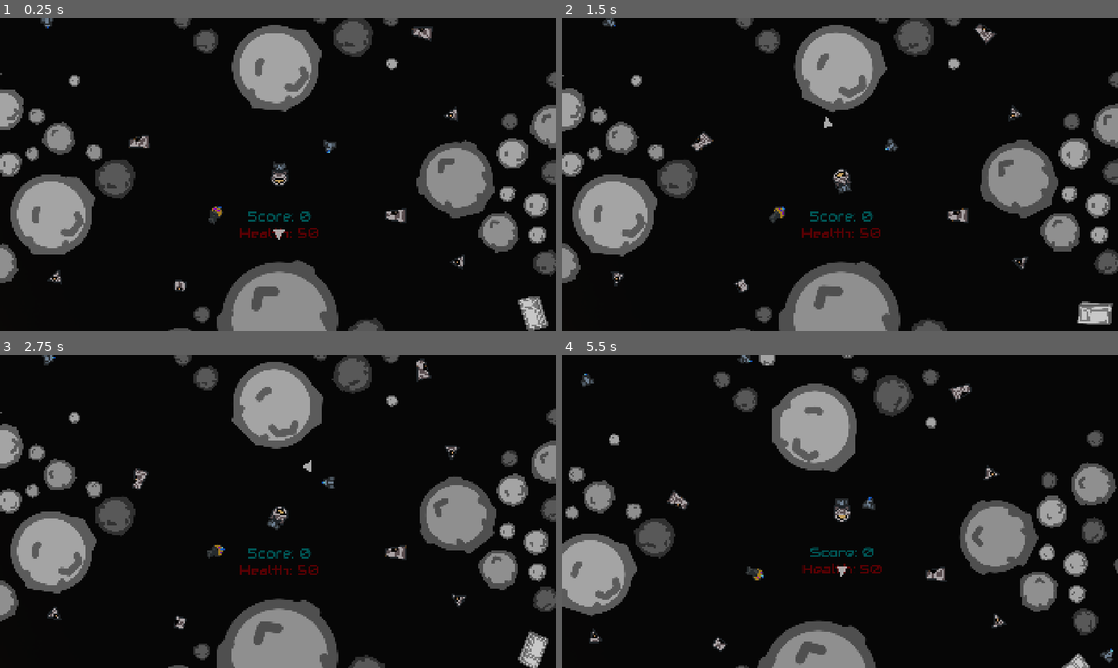
Above: before the commit, frames 1-4 (two rows, left to right).
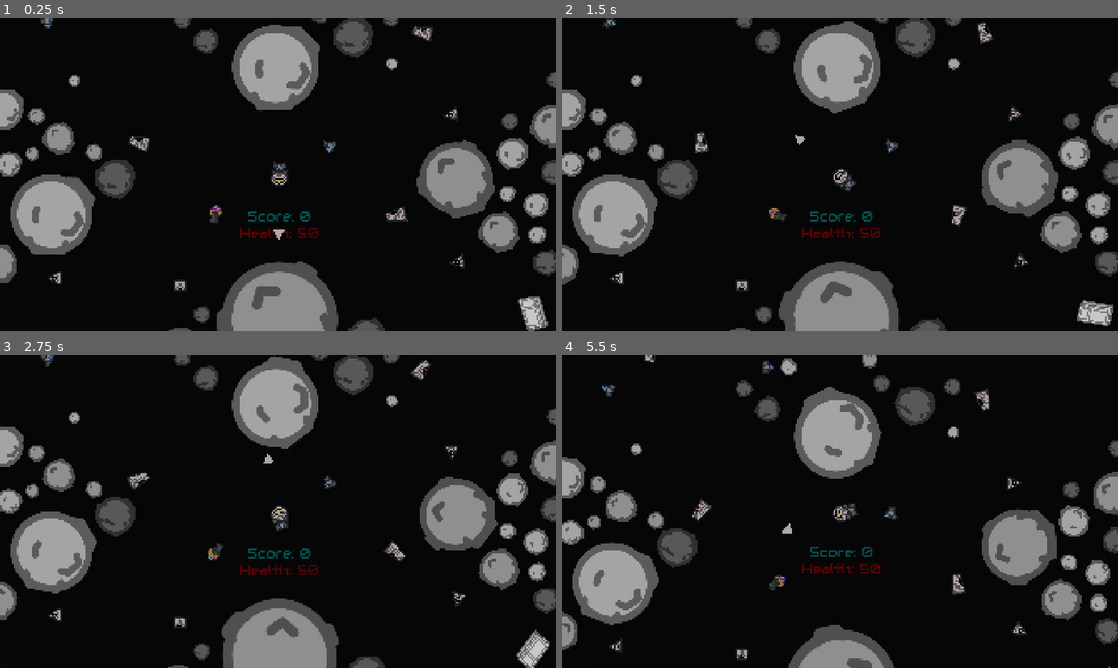
Above: after the commit, the same moments.

Repository: Leeway001Write/melonJam6
Game: Godot game, scene res://Levels/world.tscn
Two runs of this game, one before a commit and one after it. Both use one fixed random seed, a clock stepped at 60 frames per second and the inputs below.
Inputs:
- Up to frame 1 (0.25 s): no input
- Up to frame 2 (1.5 s): hold D (right) 0.53-1.28 s; hold Space (fire) 0.53-1.28 s; hold A (left) from 1.28 s (still down); tap Space (fire) at 1.35 s
- Up to frame 3 (2.75 s): release A (left) at 2.03 s; hold D (right) from 2.03 s (still down); hold Space (fire) from 2.03 s (still down)
- Up to frame 4 (5.5 s): release D (right) at 2.78 s; release Space (fire) at 2.78 s; hold W (forward) 2.78-3.53 s; tap Space (fire) at 2.85, 4.35 s; hold Space (fire) 3.53-4.28 s; hold A (left) from 3.53 s (still down); hold Space (fire) from 5.03 s (still down)

The runs differ from the first frame. In frame 1, 1.1% of the frame differs, in the area x 0-100%, y 0-100%; in frame 2, 3.7%; in frame 3, 4.7%; in frame 4, 23%.

Commit message:
Quad 1 more stuff, ship turning slower, bullets don't go as far

Diff:
--- a/escape-from-greenland/Prefabs/Quads/q1.tscn
+++ b/escape-from-greenland/Prefabs/Quads/q1.tscn
@@ -149,6 +149,78 @@
 [node name="ShipJunk6" parent="Items" instance=ExtResource("14_clebn")]
 position = Vector2(9489, -5149)
 
+[node name="Medkit28" parent="Items" instance=ExtResource("1_q4yju")]
+position = Vector2(9871, -2232)
+
+[node name="Medkit29" parent="Items" instance=ExtResource("1_q4yju")]
+position = Vector2(11045, -1980)
+
+[node name="Medkit30" parent="Items" instance=ExtResource("1_q4yju")]
+position = Vector2(12509, -2280)
+
+[node name="Medkit31" parent="Items" instance=ExtResource("1_q4yju")]
+position = Vector2(11589, -5098)
+
+[node name="Medkit32" parent="Items" instance=ExtResource("1_q4yju")]
+position = Vector2(10888, -5142)
+
+[node name="Medkit33" parent="Items" instance=ExtResource("1_q4yju")]
+position = Vector2(10114, -7185)
+
+[node name="Medkit34" parent="Items" instance=ExtResource("1_q4yju")]
+position = Vector2(12174, -6809)
+
+[node name="Medkit35" parent="Items" instance=ExtResource("1_q4yju")]
+position = Vector2(9970, -6079)
+
+[node name="Medkit36" parent="Items" instance=ExtResource("1_q4yju")]
+position = Vector2(12992, -4546)
+
+[node name="Medkit37" parent="Items" instance=ExtResource("1_q4yju")]
+position = Vector2(15357, -4181)
+
+[node name="Medkit38" parent="Items" instance=ExtResource("1_q4yju")]
+position = Vector2(13737, -2590)
+
+[node name="Medkit39" parent="Items" instance=ExtResource("1_q4yju")]
+position = Vector2(13708, -1597)
+
+[node name="Medkit40" parent="Items" instance=ExtResource("1_q4yju")]
+position = Vector2(15285, -1568)
+
+[node name="Medkit41" parent="Items" instance=ExtResource("1_q4yju")]
+position = Vector2(13154, -7977)
+
+[node name="Medkit42" parent="Items" instance=ExtResource("1_q4yju")]
+position = Vector2(10701, -6736)
+
+[node name="Medkit43" parent="Items" instance=ExtResource("1_q4yju")]
+position = Vector2(14862, -7554)
+
+[node name="Medkit44" parent="Items" instance=ExtResource("1_q4yju")]
+position = Vector2(14862, -7554)
+
+[node name="ShipJunk7" parent="Items" instance=ExtResource("13_yeuny")]
+position = Vector2(10442, -4098)
+
+[node name="ShipJunk8" parent="Items" instance=ExtResource("14_clebn")]
+position = Vector2(10796, -1626)
+
+[node name="Cheed3" parent="Items" instance=ExtResource("7_hv6tb")]
+position = Vector2(10136, -1443)
+
+[node name="Heart3" parent="Items" instance=ExtResource("10_0mqop")]
+position = Vector2(12535, -1740)
+
+[node name="ShipJunk9" parent="Items" instance=ExtResource("12_adtlx")]
+position = Vector2(11829, -2253)
+
+[node name="ShipJunk10" parent="Items" instance=ExtResource("13_yeuny")]
+position = Vector2(9936, -4484)
+
+[node name="ShipJunk11" parent="Items" instance=ExtResource("14_clebn")]
+position = Vector2(14525, -5149)
+
 [node name="Asteroids" type="Node2D" parent="."]
 
 [node name="Asteroid208" parent="Asteroids" instance=ExtResource("1_fj4ej")]
@@ -326,6 +398,104 @@
 
 [node name="Asteroid255" parent="Asteroids" instance=ExtResource("1_fj4ej")]
 position = Vector2(7156, -5635)
+rotation = 0.926016
+scale = Vector2(1.09251, 1.08615)
+
+[node name="Asteroid217" parent="Asteroids" instance=ExtResource("1_fj4ej")]
+position = Vector2(12414, -751)
+scale = Vector2(0.290988, 0.289294)
+
+[node name="Asteroid223" parent="Asteroids" instance=ExtResource("1_fj4ej")]
+position = Vector2(11003, -928)
+scale = Vector2(0.290988, 0.289294)
+
+[node name="Asteroid226" parent="Asteroids" instance=ExtResource("1_fj4ej")]
+position = Vector2(12121, -559)
+scale = Vector2(1.09251, 1.08615)
+
+[node name="Asteroid229" parent="Asteroids" instance=ExtResource("1_fj4ej")]
+position = Vector2(12255, -3418)
+rotation = 0.926016
+scale = Vector2(0.290988, 0.289294)
+
+[node name="Asteroid241" parent="Asteroids" instance=ExtResource("1_fj4ej")]
+position = Vector2(10844, -3595)
+rotation = 0.926016
+scale = Vector2(0.290988, 0.289294)
+
+[node name="Asteroid247" parent="Asteroids" instance=ExtResource("1_fj4ej")]
+position = Vector2(11962, -3226)
+rotation = 0.926016
+scale = Vector2(1.09251, 1.08615)
+
+[node name="Asteroid250" parent="Asteroids" instance=ExtResource("1_fj4ej")]
+position = Vector2(11522, -7941)
+scale = Vector2(0.290988, 0.289294)
+
+[node name="Asteroid253" parent="Asteroids" instance=ExtResource("1_fj4ej")]
+position = Vector2(14834, -3277)
+scale = Vector2(0.290988, 0.289294)
+
+[node name="Asteroid256" parent="Asteroids" instance=ExtResource("1_fj4ej")]
+position = Vector2(13423, -3454)
+scale = Vector2(0.290988, 0.289294)
+
+[node name="Asteroid257" parent="Asteroids" instance=ExtResource("1_fj4ej")]
+position = Vector2(14541, -3085)
+scale = Vector2(1.09251, 1.08615)
+
+[node name="Asteroid258" parent="Asteroids" instance=ExtResource("1_fj4ej")]
+position = Vector2(14675, -5944)
+rotation = 0.926016
+scale = Vector2(0.290988, 0.289294)
+
+[node name="Asteroid259" parent="Asteroids" instance=ExtResource("1_fj4ej")]
+position = Vector2(13264, -6121)
+rotation = 0.926016
+scale = Vector2(0.290988, 0.289294)
+
+[node name="Asteroid260" parent="Asteroids" instance=ExtResource("1_fj4ej")]
+position = Vector2(14382, -5752)
+rotation = 0.926016
+scale = Vector2(1.09251, 1.08615)
+
+[node name="Asteroid261" parent="Asteroids" instance=ExtResource("1_fj4ej")]
+position = Vector2(10224, -634)
+scale = Vector2(0.290988, 0.289294)
+
+[node name="Asteroid262" parent="Asteroids" instance=ExtResource("1_fj4ej")]
+position = Vector2(9931, -442)
+scale = Vector2(1.09251, 1.08615)
+
+[node name="Asteroid263" parent="Asteroids" instance=ExtResource("1_fj4ej")]
+position = Vector2(10065, -3301)
+rotation = 0.926016
+scale = Vector2(0.290988, 0.289294)
+
+[node name="Asteroid264" parent="Asteroids" instance=ExtResource("1_fj4ej")]
+position = Vector2(12644, -3160)
+scale = Vector2(0.290988, 0.289294)
+
+[node name="Asteroid265" parent="Asteroids" instance=ExtResource("1_fj4ej")]
+position = Vector2(11233, -3337)
+scale = Vector2(0.290988, 0.289294)
+
+[node name="Asteroid266" parent="Asteroids" instance=ExtResource("1_fj4ej")]
+position = Vector2(12351, -2968)
+scale = Vector2(1.09251, 1.08615)
+
+[node name="Asteroid267" parent="Asteroids" instance=ExtResource("1_fj4ej")]
+position = Vector2(12485, -5827)
+rotation = 0.926016
+scale = Vector2(0.290988, 0.289294)
+
+[node name="Asteroid268" parent="Asteroids" instance=ExtResource("1_fj4ej")]
+position = Vector2(11074, -6004)
+rotation = 0.926016
+scale = Vector2(0.290988, 0.289294)
+
+[node name="Asteroid269" parent="Asteroids" instance=ExtResource("1_fj4ej")]
+position = Vector2(12192, -5635)
 rotation = 0.926016
 scale = Vector2(1.09251, 1.08615)
 
--- a/escape-from-greenland/Prefabs/bullet.tscn
+++ b/escape-from-greenland/Prefabs/bullet.tscn
@@ -55,7 +55,6 @@
 shape = SubResource("CircleShape2D_0oen4")
 
 [node name="Timer" type="Timer" parent="."]
-wait_time = 15.0
 autostart = true
 
 [connection signal="area_entered" from="Area2D" to="." method="_on_area_2d_area_entered"]
--- a/escape-from-greenland/Prefabs/gun.tscn
+++ b/escape-from-greenland/Prefabs/gun.tscn
@@ -1,7 +1,8 @@
-[gd_scene load_steps=4 format=3 uid="uid://ccrjlto8qhso5"]
+[gd_scene load_steps=5 format=3 uid="uid://ccrjlto8qhso5"]
 
 [ext_resource type="Script" uid="uid://c4axdlq755jib" path="res://Scripts/gun.gd" id="1_3se71"]
 [ext_resource type="Texture2D" uid="uid://ram6i87gn5hq" path="res://Art/components/guns.png" id="2_26ca0"]
+[ext_resource type="AudioStream" uid="uid://cur4qkmp6xqg7" path="res://Sound/SFX/plamsa.wav" id="3_rjovg"]
 
 [sub_resource type="RectangleShape2D" id="RectangleShape2D_epwho"]
 size = Vector2(20.8601, 18.2437)
@@ -32,5 +33,8 @@
 wait_time = 0.1
 autostart = true
 
+[node name="Shoot" type="AudioStreamPlayer2D" parent="."]
+stream = ExtResource("3_rjovg")
+
 [connection signal="area_entered" from="Area2D" to="." method="_on_area_2d_area_entered"]
 [connection signal="timeout" from="Timer" to="." method="_on_timer_timeout"]
--- a/escape-from-greenland/Prefabs/ship.tscn
+++ b/escape-from-greenland/Prefabs/ship.tscn
@@ -12,7 +12,8 @@
 [ext_resource type="AudioStream" uid="uid://c0m0os5gicw6v" path="res://Sound/Music/6 clarinet.mp3" id="9_c2nu4"]
 [ext_resource type="AudioStream" uid="uid://b3k5uokgby226" path="res://Sound/Music/7 flute.mp3" id="10_uc7nm"]
 [ext_resource type="AudioStream" uid="uid://b6xlppit0juoj" path="res://Sound/Music/8 brass.mp3" id="11_7cayt"]
-[ext_resource type="AudioStream" uid="uid://djaaw0wja3g0a" path="res://Sound/SFX/hit.wav" id="13_dgasq"]
+[ext_resource type="AudioStream" uid="uid://bqd88g1u0nyqx" path="res://Sound/SFX/ship-hit.wav" id="13_dgasq"]
+[ext_resource type="AudioStream" uid="uid://b8xvnlpt1qkt7" path="res://Sound/SFX/attach.wav" id="14_okhf4"]
 
 [sub_resource type="CircleShape2D" id="CircleShape2D_2wqeq"]
 
@@ -60,7 +61,7 @@
 
 [node name="Ship" type="CharacterBody2D" groups=["Player"]]
 script = ExtResource("1_ba1si")
-turn_speed = 5.0
+turn_speed = 4.0
 
 [node name="Sprite2D" type="Sprite2D" parent="."]
 z_index = 1
@@ -175,7 +176,11 @@
 scale = Vector2(75, 75)
 mesh = SubResource("PrismMesh_o8k4e")
 
-[node name="AudioStreamPlayer2D" type="AudioStreamPlayer2D" parent="."]
+[node name="Hurt" type="AudioStreamPlayer2D" parent="."]
 stream = ExtResource("13_dgasq")
 
+[node name="Attach" type="AudioStreamPlayer2D" parent="."]
+stream = ExtResource("14_okhf4")
+volume_db = -10.0
+
 [connection signal="area_entered" from="Area2D" to="." method="_on_area_2d_area_entered"]
--- a/escape-from-greenland/Scripts/bullet.gd
+++ b/escape-from-greenland/Scripts/bullet.gd
@@ -5,6 +5,8 @@
 
 
 func _on_area_2d_area_entered(area: Area2D) -> void:
+	if $Area2D.is_in_group('Asteroid'):
+		queue_free()
 	if $Area2D.is_in_group("DamagePlayer"):
 		if area.is_in_group('Component'):
 			if area.get_parent().initial: return
--- a/escape-from-greenland/Scripts/gun.gd
+++ b/escape-from-greenland/Scripts/gun.gd
@@ -16,6 +16,8 @@
 
 func _on_timer_timeout() -> void:
 	if not Input.is_action_pressed('fire') or not attached: return
+	#if not $Shoot.playing:
+	$Shoot.play()
 	var bullet_inst:CharacterBody2D = bullet.instantiate()
 	bullet_inst.velocity = dir * speed + ship.velocity
 	bullet_inst.global_position = $ForwardPos.global_position
--- a/escape-from-greenland/Scripts/ship.gd
+++ b/escape-from-greenland/Scripts/ship.gd
@@ -70,9 +70,12 @@
 	component.invincibility()
 	if area.is_in_group('Booster'):
 		component.reparent.call_deferred($Components/Boosters)
+		$Attach.play()
 	elif area.is_in_group('Gun'):
 		component.reparent.call_deferred($Components/Guns)
+		$Attach.play()
 	elif area.is_in_group('Junk'):
 		component.reparent.call_deferred($Components/Junk)
+		$Attach.play()
 	await get_tree().process_frame
 	component.attached = true
Not shown: 1 places in escape-from-greenland/Prefabs/ship.tscn that only renumber resources
